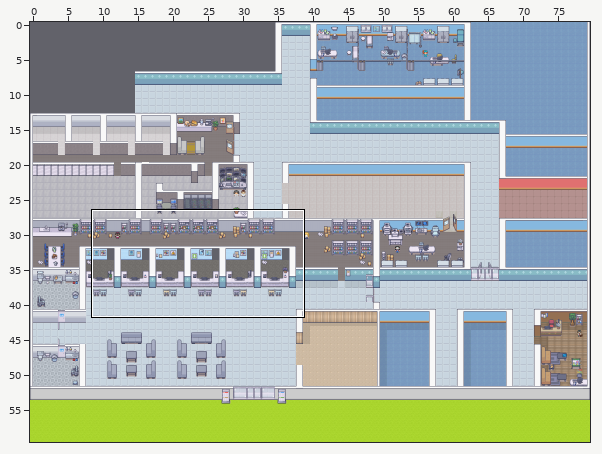
Level history. Tiled map (JSON): office.tmj. Above: a wide view before the commit, with the close-up outlined.
Close-up. Old version:
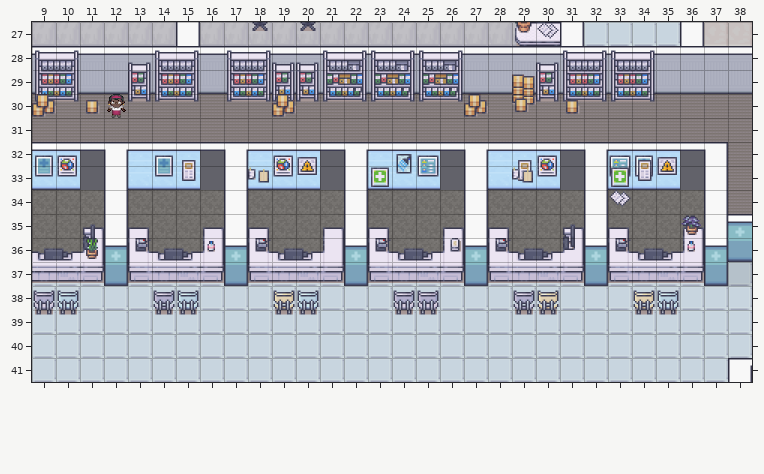
Cells are 32x32 px. Shown: x 9..38, y 27..41. The commit also changed other parts of the map, which this record leaves out.
After:
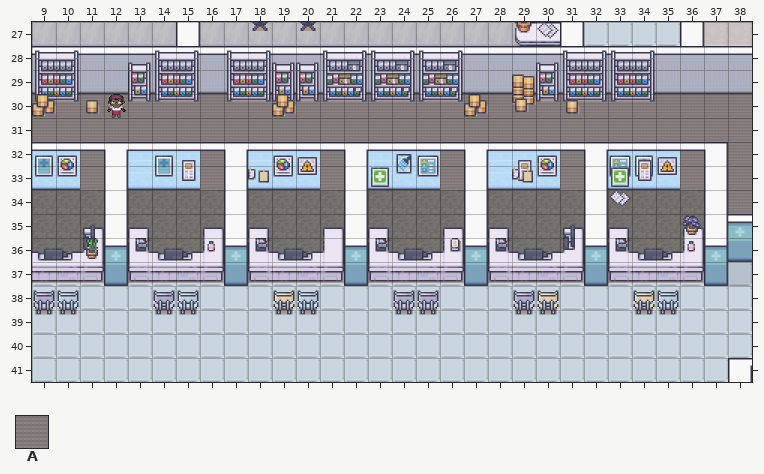
Key: from "Chunk 1": A 6.
_ is an empty cell.
From old to new:
Layer "Sol":
There is now tile A in rows 32 to 33 at x 11, 16, 21, 26, 31 and 36.
Boxes around the changes in both close-ups, in picture pixels (x1, y1, x2, y2):
added: (80, 151, 104, 190)
added: (200, 151, 224, 190)
added: (320, 151, 344, 190)
added: (440, 151, 464, 190)
added: (560, 151, 584, 190)
added: (680, 151, 704, 190)
